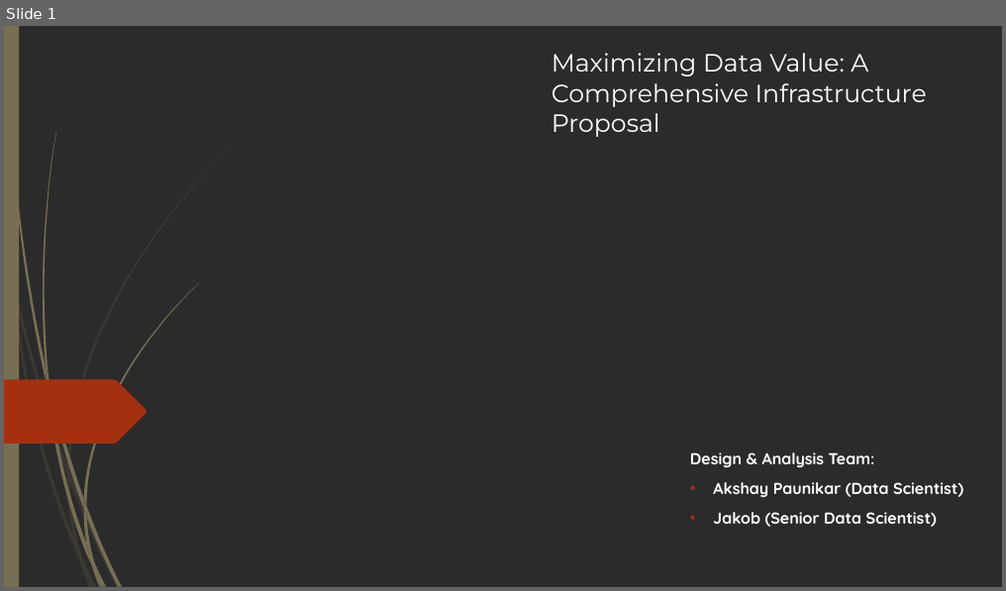
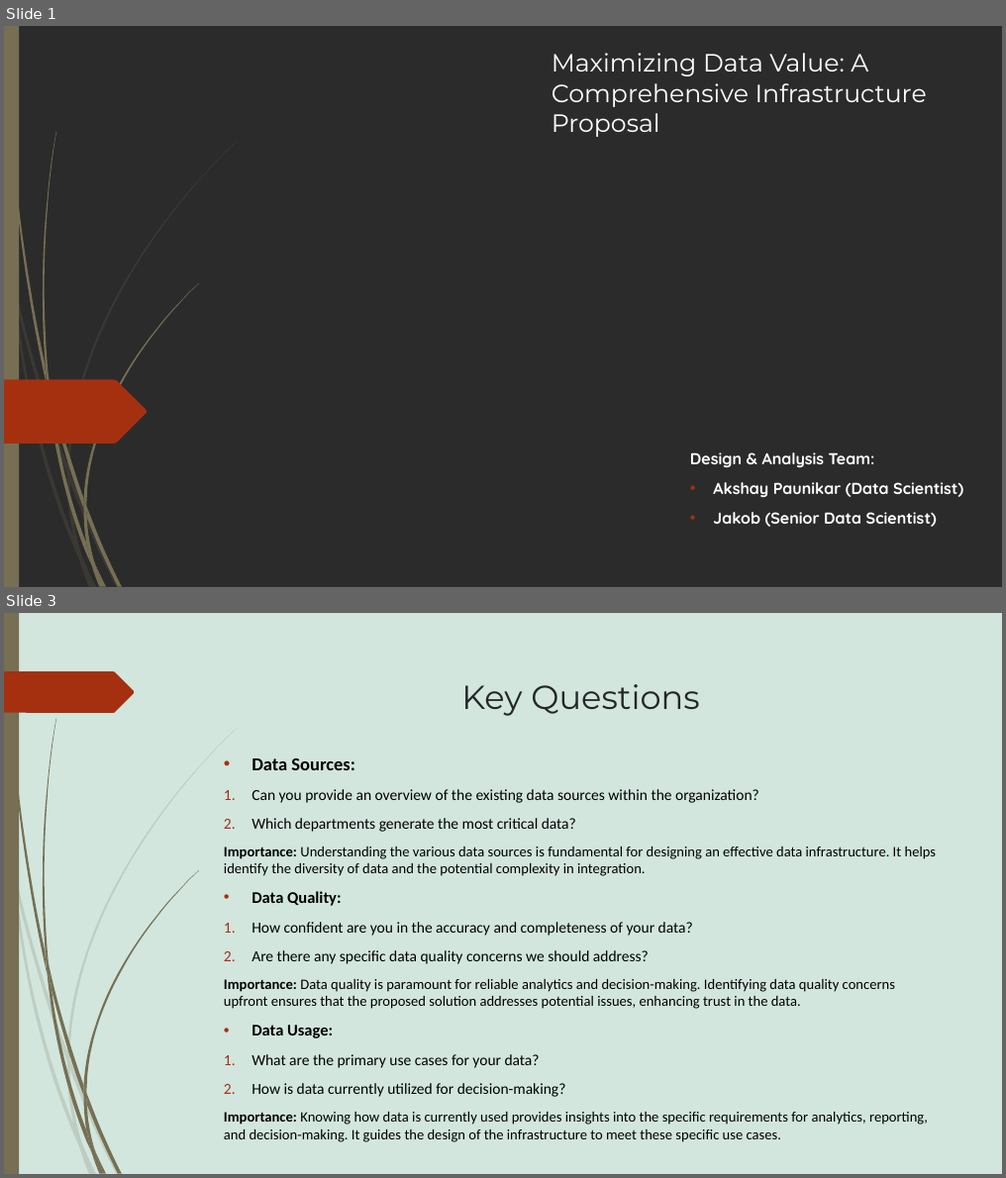
Before and after one commit to Akshay-Paunikar/Forage_Virtual_Internship_Program, a slide deck: PWC - Digital Intelligence/Task 4 - Data Analytics Strategy/Task_4_Data_Analytics_Strategy.pptx. Shown one above the other, each under a label of ours: slide 1 before the commit, slides 1 and 3 after it; the slides between them are not shown. The pictures are 1006x591 and 1006x1178 pixels, drawn with LibreOffice and Linux fonts; fonts in the diff are those of the drawing; background and template pictures are left out; a plain dark background stands for a picture behind light text. Boxes give left, top, right and bottom in pixels: in the first picture for what was removed or moved away, otherwise in the second. Text is boxed around its words. In the diff, an @@ line names an element or a change of style, - is before the commit and + after.

```diff
--- a/PWC - Digital Intelligence/Task 4 - Data Analytics Strategy/Task_4_Data_Analytics_Strategy.pptx
+++ b/PWC - Digital Intelligence/Task 4 - Data Analytics Strategy/Task_4_Data_Analytics_Strategy.pptx
@@ slide 3 added at [4, 613, 1002, 1174], background #C3DED3 at 75% opacity; not listed: 23 template elements that a slide beside it also shows @@
@@ freeform shape added at [4, 671, 135, 713], fill #A53010 @@
@@ title added at [461, 684, 699, 716], 32 pt, text #262626 @@
+Key Questions
@@ text added at [224, 759, 937, 1143], 13.9 pt, text #000000 @@
+• Data Sources:
+1. Can you provide an overview of the existing data sources within the organization?
+2. Which departments generate the most critical data?
+Importance: Understanding the various data sources is fundamental for designing an effective data infrastructure. It helps identify the diversity of data and the potential complexity in integration.
+• Data Quality:
+1. How confident are you in the accuracy and completeness of your data?
+2. Are there any specific data quality concerns we should address?
+Importance: Data quality is paramount for reliable analytics and decision-making. Identifying data quality concerns upfront ensures that the proposed solution addresses potential issues, enhancing trust in the data.
+• Data Usage:
+1. What are the primary use cases for your data?
+2. How is data currently utilized for decision-making?
+Importance: Knowing how data is currently used provides insights into the specific requirements for analytics, reporting, and decision-making. It guides the design of the infrastructure to meet these specific use cases.
```
Also in this commit, not shown: 1 slide changed.
